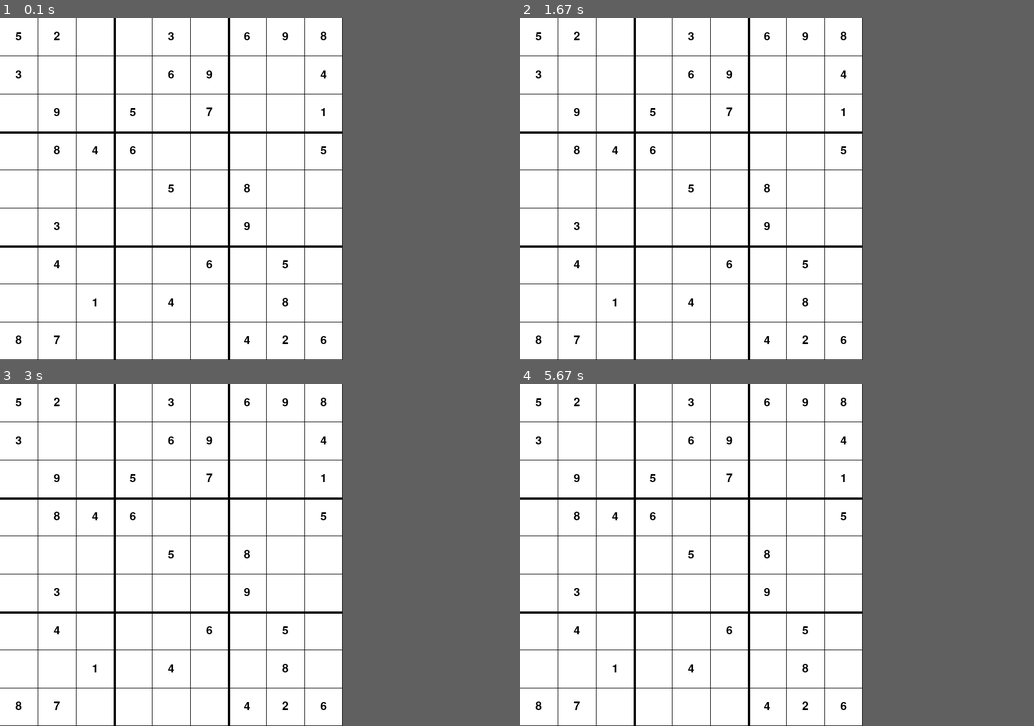
Above: before the commit, frames 1-4 (two rows, left to right).
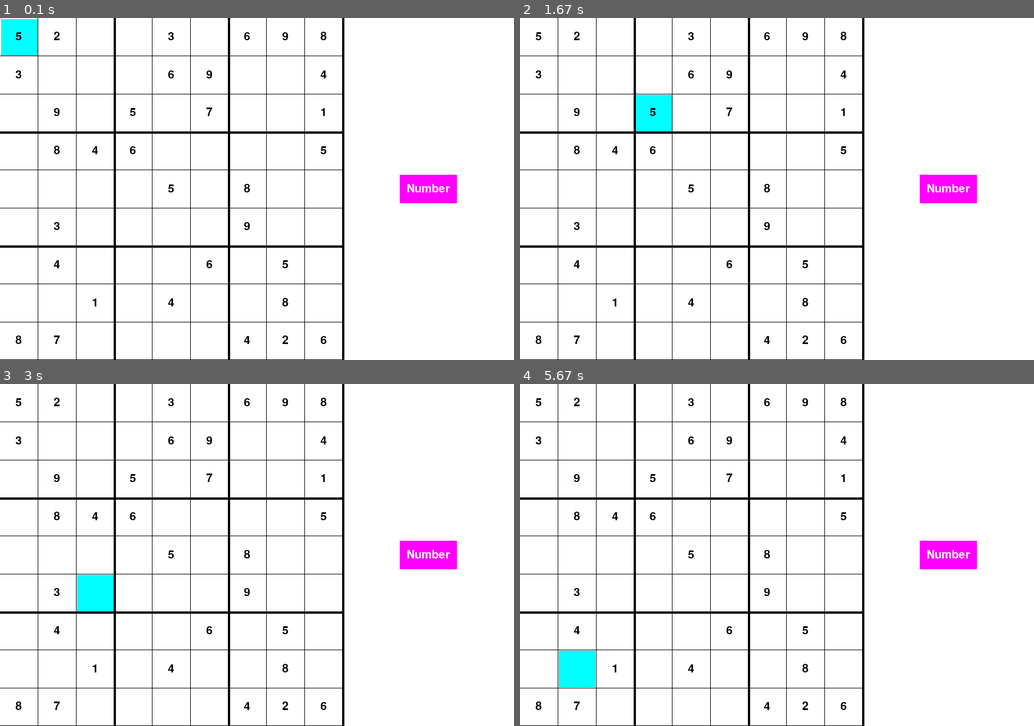
Above: after the commit, the same moments.

Repository: Lorena1908/Sudoku_Game
Game: pygame game, started from interface_version.py
Same seed, same stepped clock (60 frames per second), same inputs: the game is played once before the commit and once after it.
Inputs (mouse positions are in pixels of both pictures, inside the frame that each line leads up to):
- Up to frame 1 (0.1 s): no input
- Up to frame 2 (1.67 s): click (941, 178) at 0.38 s; click (828, 264) at 0.72 s; click (967, 308) at 1.05 s; click (653, 120) at 1.38 s
- Up to frame 3 (3 s): click (257, 596) at 1.72 s; click (185, 483) at 2.05 s; click (436, 643) at 2.38 s; click (87, 589) at 2.72 s
- Up to frame 4 (5.67 s): click (627, 490) at 3.05 s; click (653, 616) at 3.38 s; click (962, 633) at 3.72 s; click (622, 681) at 4.05 s; click (617, 575) at 4.38 s; click (807, 650) at 4.72 s; click (869, 667) at 5.05 s; click (597, 674) at 5.38 s
The window is 600x600 before the commit and 900x600 after it. Grey fills any space a smaller window leaves; there, only what the larger window draws over its background counts as a difference.

The runs differ from the first frame. In frame 1, 1.9% of the frame differs, in the area x 0-89%, y 0-100%; in frame 2, 1.9%; in frame 3, 2.0%, in the area x 15-89%, y 0-100%; in frame 4, 2.0%.

Commit message:
Added change color on hover and click and change self.board name

Diff:
--- a/board.py
+++ b/board.py
@@ -11,11 +11,11 @@
         self.counter = 0
         self.numbers = [1,2,3,4,5,6,7,8,9]
         self.attempts = 5 # To increase the dificulty increse the attempts number
-        self.grid, self.solution = self.create_board_and_solution()
+        self.numbers, self.solution = self.create_board_and_solution()
 
     def print_board(self):
-        for line in range(len(self.grid)):
-            print(self.grid[line])
+        for line in range(len(self.numbers)):
+            print(self.numbers[line])
 
     def board_full(self, board):
         # Check if the board is full
@@ -92,9 +92,9 @@
         return True
 
     def check_winning(self):
-        for line in range(len(self.grid)):
-            for col in range(len(self.grid[line])):
-                if self.grid[line][col] != self.solution[line][col]:
+        for line in range(len(self.numbers)):
+            for col in range(len(self.numbers[line])):
+                if self.numbers[line][col] != self.solution[line][col]:
                     return False
         return True
 
--- a/interface_version.py
+++ b/interface_version.py
@@ -2,57 +2,113 @@
 from board import Board
 pygame.font.init()
 
-width = 600
-window = pygame.display.set_mode((width, width))
-pygame.display.set_caption("Sudoku Game")
+class ColoredSquare:
+    def __init__(self, rows, width, color, surface, board):
+        self.color = color
+        self.x_hover = 0
+        self.y_hover = 0
+        self.x_click = 0
+        self.y_click = 0
+        self.rows = rows
+        self.width = width / self.rows
+        self.surface = surface
+        self.board = board
 
-def draw_grid(width, rows, surface):
-    line_width1 = width / rows
-    line_width2 = width / (rows//3)
-    thick = 4
+    def draw(self, x_click, y_click):
+        self.x_hover, self.y_hover = pygame.mouse.get_pos()
+
+        # Draw blue squares when the mouse is hovered over a number or blank square
+        for line in range(self.rows):
+            for col in range(self.rows):
+                sq_x = col * self.width + 2
+                sq_y = line * self.width + 2
+
+                if sq_x < self.x_hover < sq_x + self.width and sq_y < self.y_hover < sq_y + self.width:
+                    pygame.draw.rect(self.surface, self.color, (sq_x, sq_y, self.width-2, self.width-2))
+
+                if sq_x < x_click < sq_x + self.width and sq_y < y_click < sq_y + self.width and self.board[line][col] == 0:
+                    pygame.draw.rect(self.surface, self.color, (sq_x, sq_y, self.width-2, self.width-2))
+
+
+class Button:
+    def __init__(self, x, y, width, height, color, text, surface):
+        self.x = x
+        self.y = y
+        self.width = width
+        self.height = height
+        self.color = color
+        self.text = text
+        self.text_color = (255,255,255)
+        self.font = pygame.font.SysFont('comicsans', 30)
+        self.surface = surface
+
+    def draw(self):
+        self.label = self.font.render(self.text, 1, self.text_color)
+        pygame.draw.rect(self.surface, self.color, (self.x, self.y, self.width, self.height))
+        self.surface.blit(self.label, (self.x + self.width/2 - self.label.get_width()/2, self.y + self.height/2 - self.label.get_height()/2))
+
+    def action(self, x_clicked, y_clicked):
+        if self.x < x_clicked < self.x + self.width and self.y < y_clicked < self.y + self.height:
+            print("Action")
+
+def draw_grid(width, rows, surface, board_nums):
+    square_width = width / rows
+    quadrant_width = width / (rows//3)
+    thickness = 4
     x1 = 0
     y1 = 0
     x2 = 0
     y2 = 0
 
+    # Draw vertical lines
     for line in range(rows):
-        x1 += line_width1
-        y1 += line_width1
+        x1 += square_width
+        y1 += square_width
 
         pygame.draw.line(surface, (0,0,0), (x1,0), (x1, width))
         pygame.draw.line(surface, (0,0,0), (0,y1), (width, y1))
 
+    # Draw horizontal lines
     for line in range(rows//3):
-        x2 += line_width2
-        y2 += line_width2
-        pygame.draw.line(surface, (0,0,0), (x2,0), (x2, width), thick)
-        pygame.draw.line(surface, (0,0,0), (0,x2), (width, x2), thick)
+        x2 += quadrant_width
+        y2 += quadrant_width
+        pygame.draw.line(surface, (0,0,0), (x2,0), (x2, width), thickness)
+        pygame.draw.line(surface, (0,0,0), (0,x2), (width, x2), thickness)
+
+    # Draw grid numbers
+    font = pygame.font.SysFont('comicsans', 30)
+
+    for line in range(len(board_nums)):
+        for col in range(len(board_nums[line])):
+            if board_nums[line][col] != 0:
+                text = font.render(f'{board_nums[line][col]}', 1, (0,0,0))
+                surface.blit(text, (square_width/2 + col * square_width - text.get_width()/2, square_width/2 + line * square_width - text.get_height()/2))
 
 
-def draw_board_num(board, surface, rows):
-    font = pygame.font.SysFont('comicsans', 30)
-    sq_width = width / rows
-
-    for line in range(len(board)):
-        for col in range(len(board[line])):
-            if board[line][col] != 0:
-                text = font.render(f'{board[line][col]}', 1, (0,0,0))
-                surface.blit(text, (sq_width/2 + col * sq_width - text.get_width()/2, sq_width/2 + line * sq_width - text.get_height()/2))
-
-
-def draw_window(surface, board):
+def draw_window(surface, board, square, width, pos, btn):
     surface.fill((255,255,255))
-    draw_grid(width, board.rows, surface)
-    draw_board_num(board.grid, surface, board.rows)
+    square.draw(pos[0], pos[1])
+    draw_grid(width, board.rows, surface, board.numbers)
+    btn.draw()
     pygame.display.update()
 
 
 def main():
+    # Window settings
+    width = 600
+    window = pygame.display.set_mode((width+300, width))
+    pygame.display.set_caption("Sudoku Game")
+
+    # Variables
+    rows = 9
     run = True
-    board = Board(9,9)
+    board = Board(rows, rows)
+    square = ColoredSquare(rows, width, (0,255,255), window, board.numbers)
+    btn = Button(width+100, width/2-25, 100, 50, (255,0,255), "Number", window)
+    pos = (0, 0) # Position of the mouse when a button is clicked
 
     while run:
-        draw_window(window, board)
+        draw_window(window, board, square, width, pos, btn)
 
         # Check if the board is full and if the player won
         # if board.board_full(board.grid):
@@ -67,4 +123,8 @@
                 pygame.quit()
                 run = False
 
+            if event.type == pygame.MOUSEBUTTONDOWN:
+                pos = event.pos
+                btn.action(pos[0], pos[1])
+
 main()
